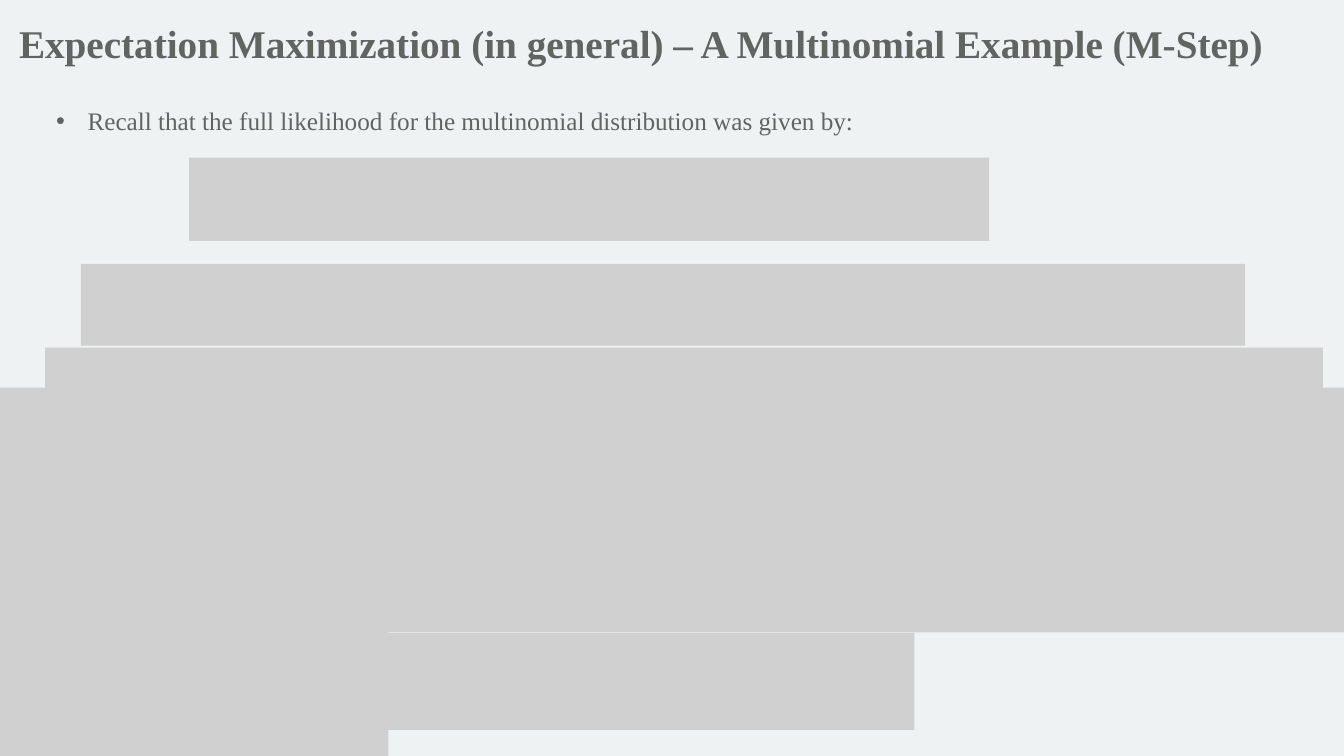
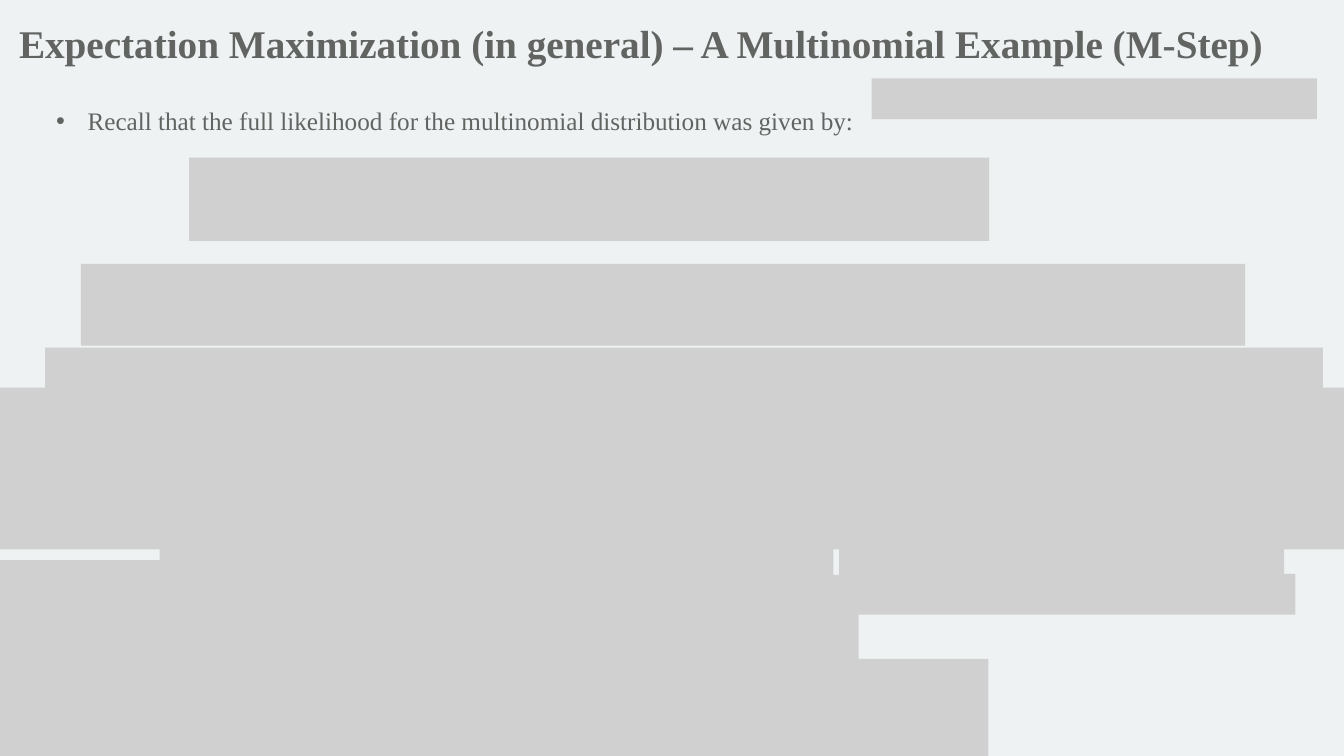
Before and after one commit to mathornton01/2022_UTSW_Lyda_Hill_Department_Advanced_NGS_Analysis_Nanocourse, a slide deck: slide 13 of Advanced NGS Analysis (Day 2).pptx. Drawn at 1344x756 pixels with LibreOffice and Linux fonts; fonts in the diff are those of the drawing; grey boxes stand for pictures; background and template pictures are left out. Boxes give left, top, right and bottom in pixels: in the first picture for what was removed or moved away, otherwise in the second. Text is boxed around its words. In the diff, an @@ line names an element or a change of style, - is before the commit and + after.

```diff
--- a/Advanced NGS Analysis (Day 2).pptx
+++ b/Advanced NGS Analysis (Day 2).pptx
@@ picture added at (872, 79, 1318, 119) @@
@@ picture: place and size @@
-picture at (0, 388, 1344, 562)
+picture at (0, 388, 1344, 549)
@@ picture added at (159, 505, 833, 580) @@
@@ picture removed at (300, 559, 1344, 632) @@
@@ picture added at (839, 545, 1285, 586) @@
@@ picture added at (334, 575, 858, 665) @@
@@ picture added at (851, 574, 1297, 614) @@
@@ picture: place and size @@
-picture at (326, 633, 914, 730)
+picture at (267, 659, 989, 756)
```
Also in this commit, not shown: 2 other slides changed, 1 other file.
